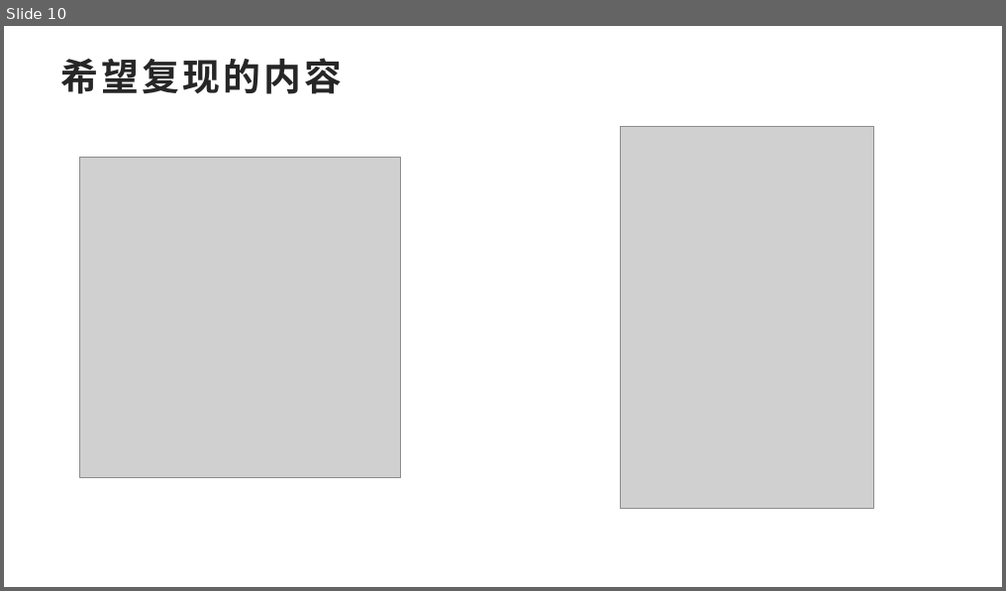
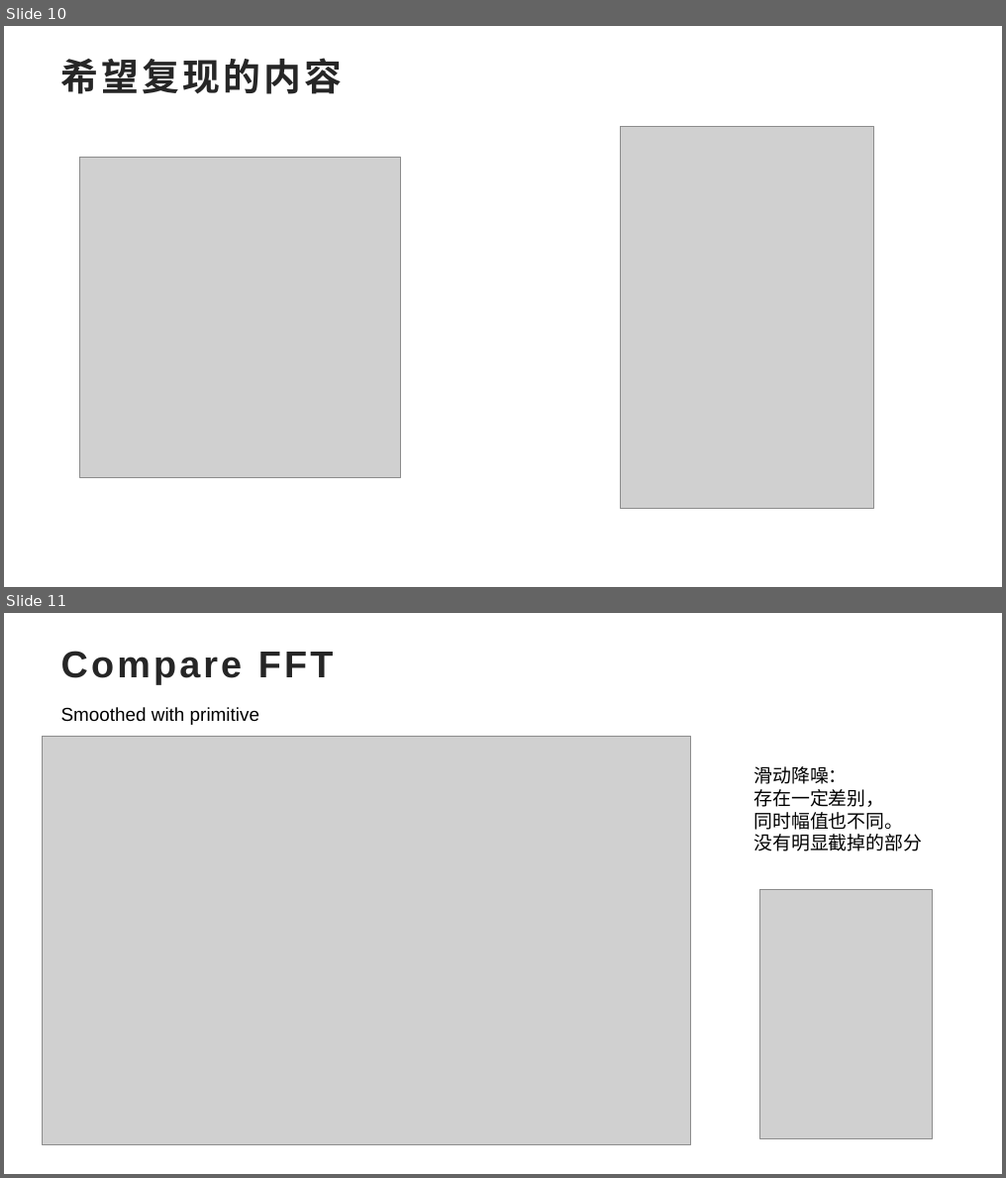
Before and after one commit to zhanruix07/Energy-harvesting, a slide deck: simple.pptx. Shown one above the other, each under a label of ours: slide 10 before the commit, slides 10 and 11 after it. The pictures are 1006x591 and 1006x1178 pixels, drawn with LibreOffice and Linux fonts; fonts in the diff are those of the drawing; grey boxes stand for pictures. Boxes give left, top, right and bottom in pixels: in the first picture for what was removed or moved away, otherwise in the second. Text is boxed around its words. In the diff, an @@ line names an element or a change of style, - is before the commit and + after.

```diff
--- a/simple.pptx
+++ b/simple.pptx
@@ slide 11 added at [4, 613, 1002, 1174], background #FFFFFF @@
@@ title added at [61, 651, 333, 684], 36 pt, text #262626, bold @@
+Compare FFT
@@ text added at [61, 707, 259, 725], 18 pt, text #000000 @@
+Smoothed with primitive
@@ picture added at [43, 737, 691, 1146] @@
@@ text added at [753, 766, 922, 852], 18 pt, text #000000 @@
+滑动降噪：
+存在一定差别，
+同时幅值也不同。
+没有明显截掉的部分
@@ picture added at [760, 890, 933, 1140] @@
```
Also in this commit, not shown: 2 other slides added, 1 other file.
